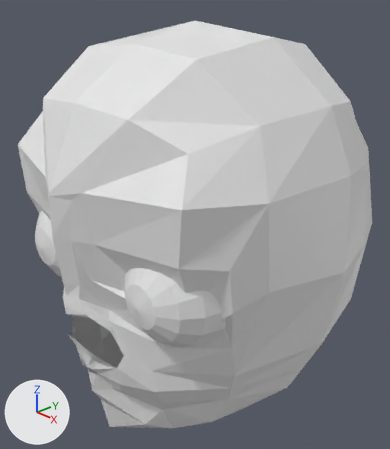
Two versions of the Blender file head.blend, one commit apart.
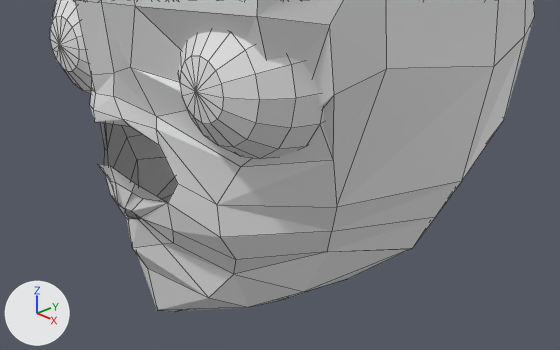
Each version is shown whole from a camera (50 mm lens) standing at (0.214, -0.202, 1.531) and looking at (-0.003, 0.002, 1.403), then close up from a camera (50 mm lens) standing at (0.232, -0.219, 1.472) and looking at (0.015, -0.015, 1.345). Arrows for +X, +Y and +Z are at lower left; the lights stay in place. The close-ups show mesh edges as thin lines.
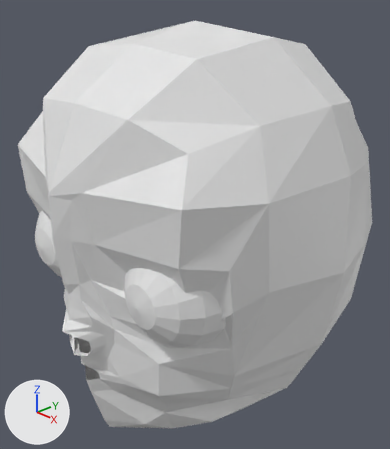
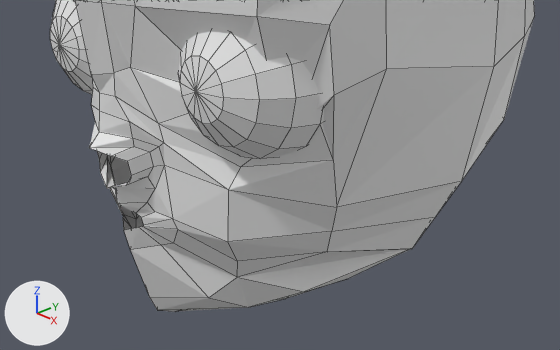
What differs and where, as boxes (x1, y1, x2, y2) in the close-ups (560 x 350 px):
part 1 of me_roundcube_001, built on: before (90, 67, 410, 310); after (89, 67, 410, 310)

Diff of the bpy script that builds the scene:
```diff
--- a/head.blend.py
+++ b/head.blend.py
@@ me_roundcube_001 @@
 # used by ob_face; location = (-0.0009, 0.0003, 1.4031); scale = (0.115, 0.115, 0.115)
-me_roundcube_001.from_pydata(...)  # 125 vertices, 99 faces, 1 loose edge; spans x -0.04..0.76, y -0.8..0.89, z -1.0..1.0
+me_roundcube_001.from_pydata(...)  # 137 vertices, 109 faces, 1 loose edge; spans x -0.04..0.76, y -0.81..0.89, z -1.0..1.0
+# me_roundcube_001 part 1
+# 2 vertices are removed from x 0.0..0.11, y -0.73, z -0.4..-0.37
+# 4 faces are deleted
+# 1 loose edge is deleted
+# 30 vertices move from x 0.0..0.32, y -0.78..-0.48, z -0.75..-0.1 to x 0.0..0.37, y -0.77..-0.48, z -0.87..-0.1
+# 14 vertices are added at x 0.0..0.14, y -0.81..-0.66, z -0.5..-0.26
+# 1 loose edge is added
+# 14 new faces join them
```
